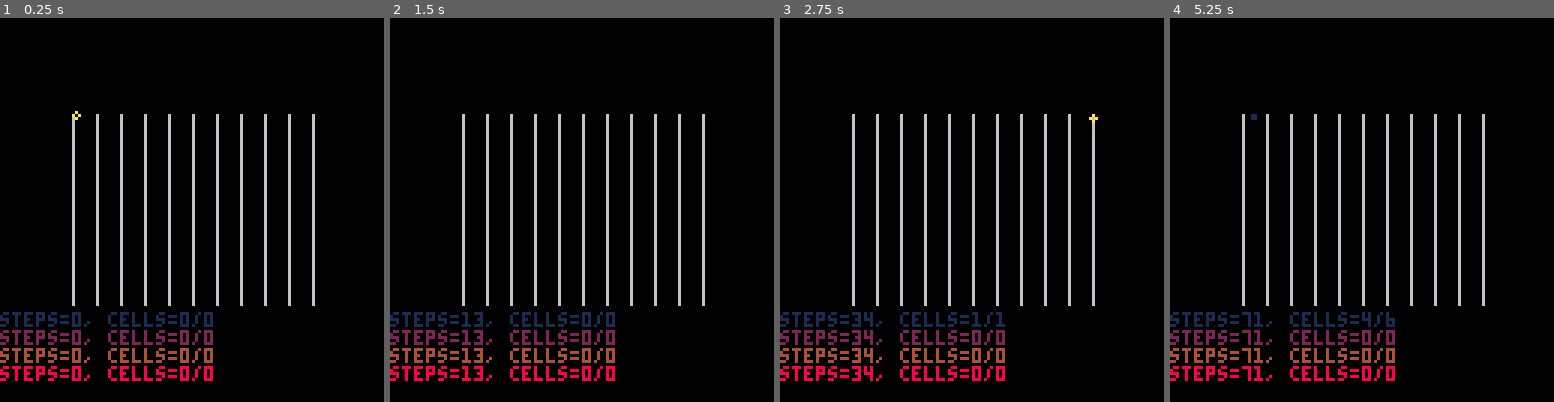
Above: before the commit, frames 1-4 (left to right).
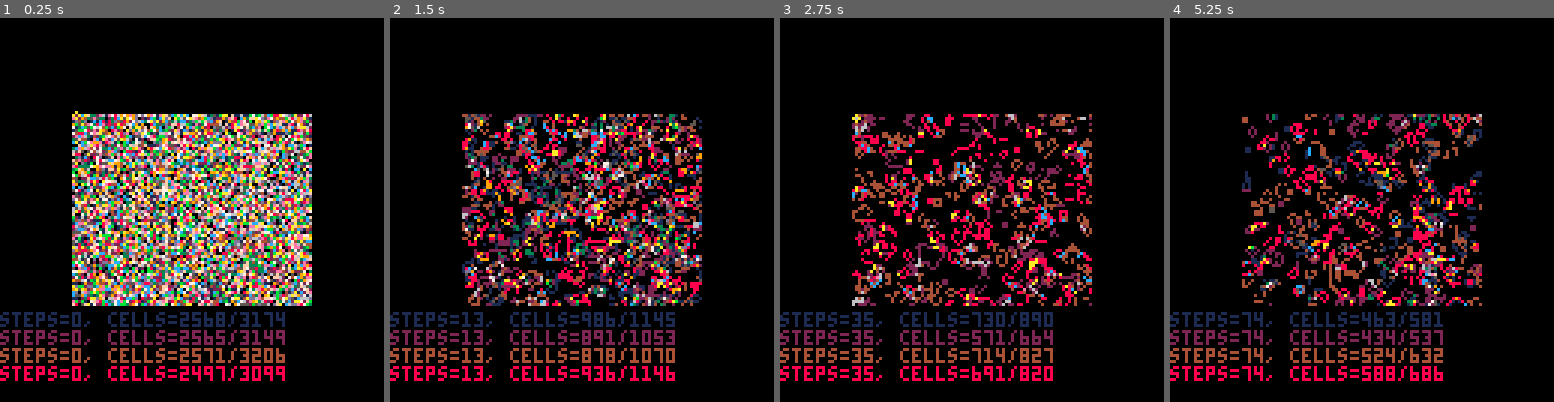
Above: after the commit, the same moments.

Repository: erwinbonsma/PicoGarden
Game: PICO-8 cartridge picogarden.p8
The game is run twice, just before and just after one commit, with the same random seed, the same clock (stepped at 60 frames per second) and the same inputs.
Inputs:
- Up to frame 1 (0.25 s): no input
- Up to frame 2 (1.5 s): tap O (Z key) at 0.33, 0.7, 1.43 s; tap X (X key) at 1.07 s
- Up to frame 3 (2.75 s): hold Left 1.97-2.37 s; tap X (X key) at 2.07, 2.4, 2.73 s; tap O (Z key) at 2.22 s; hold Down from 2.42 s (still down)
- Up to frame 4 (5.25 s): release Down at 2.82 s; hold Right 2.87-3.53 s; tap X (X key) every 0.33 s from 3.07 to 5.07 s; tap O (Z key) at 3.1, 3.98, 4.87 s; hold Up 3.58-4.08 s; hold Right 4.13-4.53 s; hold Down 4.58-5.08 s; hold Left from 5.13 s (still down)

The runs differ from the first frame. In frame 1, 31% of the frame differs, in the area x 18-83%, y 25-95%; in frame 2, 21%; in frame 3, 15%; in frame 4, 15%.

Commit message:
Control speed and visible layers

Diff:
--- a/picogarden.p8
+++ b/picogarden.p8
@@ -420,18 +420,57 @@
   local gol=ca:new(
    0x4400+i*16*64,80,64,true
   )
-  gol:reset()
-  --gol:randomize()
+  --gol:reset()
+  gol:randomize()
   add(state.gols,gol)
  end
  state.cx=0
  state.cy=0
  state.play=false
  state.t=0
+ state.wait=0
+ state.viewmask=0xf
 
  expand=init_expand()
 
  state.bitcounter=bitcounter:new()
+end
+
+function draw_gol(i,gol)
+ local d0=0x6000+12+64*32
+ local bg=gol.bitgrid
+ for y=0,63 do
+  local d=d0+y*64
+  local rb=80
+  local a=bg.a0+(y+1)*gol.bpr
+  local rbpu=bpu_ca
+  while rb>0 do
+   local v
+   local nb=min(rbpu,rb)
+   if rbpu>=8 then
+    v=(
+     $a>>>(bpu_ca-rbpu)
+    )&0x0.00ff
+    rbpu-=8
+   else
+    v=$a>>>(bpu_ca-rbpu)
+    a+=4
+    v|=($a<<rbpu)&0x0.00ff
+    rbpu=bpu_ca-(8-rbpu)
+   end
+   rb-=8
+   v=v<<16
+   poke4(
+    d,$d|(expand[v]<<(i-1))
+   )
+   d+=4
+  end
+  --for x=0,79 do
+  -- if gols[i]:get(x,y) then
+  --  pset(x+24,y+64,7)
+  -- end
+  --end
+ end
 end
 
 function _draw()
@@ -439,45 +478,16 @@
 
  color(6)
  for i=0,10 do
-  line(24+i*8,32,24+i*8,95)
- end
-
- local d0=0x6000+12+64*32
+  --line(24+i*8,32,24+i*8,95)
+ end
+
  for i,gol in pairs(state.gols) do
-  local bg=gol.bitgrid
-  for y=0,63 do
-   local d=d0+y*64
-   local rb=80
-   local a=bg.a0+(y+1)*gol.bpr
-   local rbpu=bpu_ca
-   while rb>0 do
-    local v
-    local nb=min(rbpu,rb)
-    if rbpu>=8 then
-     v=(
-      $a>>>(bpu_ca-rbpu)
-     )&0x0.00ff
-     rbpu-=8
-    else
-     v=$a>>>(bpu_ca-rbpu)
-     a+=4
-     v|=($a<<rbpu)&0x0.00ff
-     rbpu=bpu_ca-(8-rbpu)
-    end
-    rb-=8
-    v=v<<16
-    poke4(
-     d,$d|(expand[v]<<(i-1))
-    )
-    d+=4
-   end
-   --for x=0,79 do
-   -- if gols[i]:get(x,y) then
-   --  pset(x+24,y+64,7)
-   -- end
-   --end
-  end
-  local ncells=state.bitcounter
+  if
+   state.viewmask&(0x1<<(i-1))!=0
+  then
+   draw_gol(i,gol)
+  end
+	 local ncells=state.bitcounter
    :count_ca_bits(gol)
   local ncells2=state.bitcounter
    :count_bits(gol.bitgrid)
@@ -502,16 +512,34 @@
 
 function _update()
  if btnp(⬆️) then
-  state.cy=(state.cy+63)%64
+  if state.play then
+   if (state.wait>0) state.wait-=1
+  else
+   state.cy=(state.cy+63)%64
+  end
  end
  if btnp(⬇️) then
-  state.cy=(state.cy+1)%64
+  if state.play then
+   state.wait+=1
+  else
+   state.cy=(state.cy+1)%64
+  end
  end
  if btnp(⬅️) then
-  state.cx=(state.cx+79)%80
+  if state.play then
+   state.viewmask=
+    (state.viewmask+15)%16
+  else
+   state.cx=(state.cx+79)%80
+  end
  end
  if btnp(➡️) then
-  state.cx=(state.cx+1)%80
+  if state.play then
+   state.viewmask=
+    (state.viewmask+1)%16
+  else
+   state.cx=(state.cx+1)%80
+  end
  end
  local gol=state.gols[1]
  if btnp(❎) then
@@ -524,9 +552,10 @@
  if btnp(🅾️) then
   state.play=not state.play
  end
+
  if state.play then
   state.t+=1
-  if state.t%1==0 then
+  if state.t%(0x1<<state.wait)==0 then
    for gol in all(state.gols) do
     gol:step()
    end
